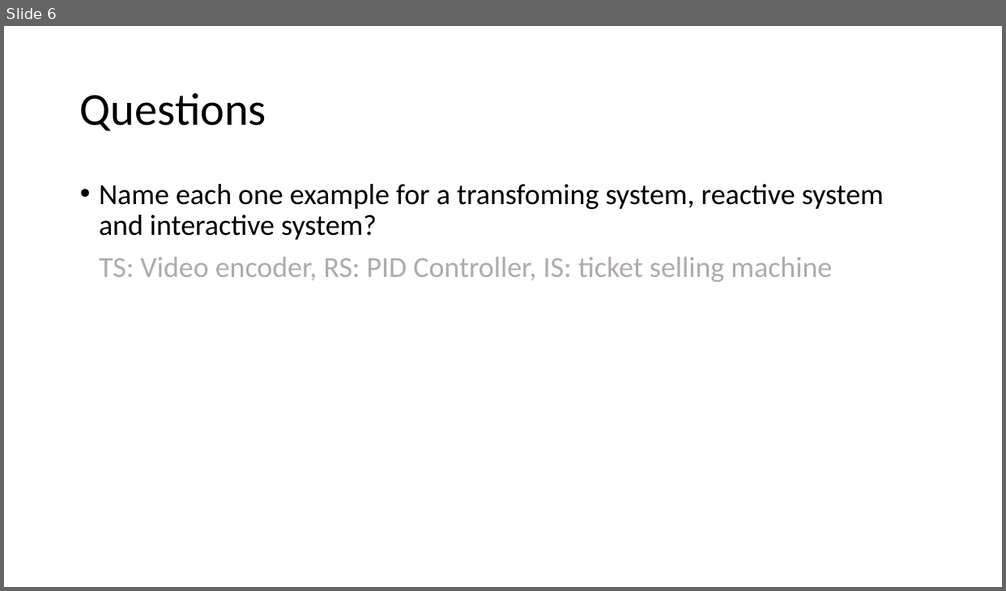
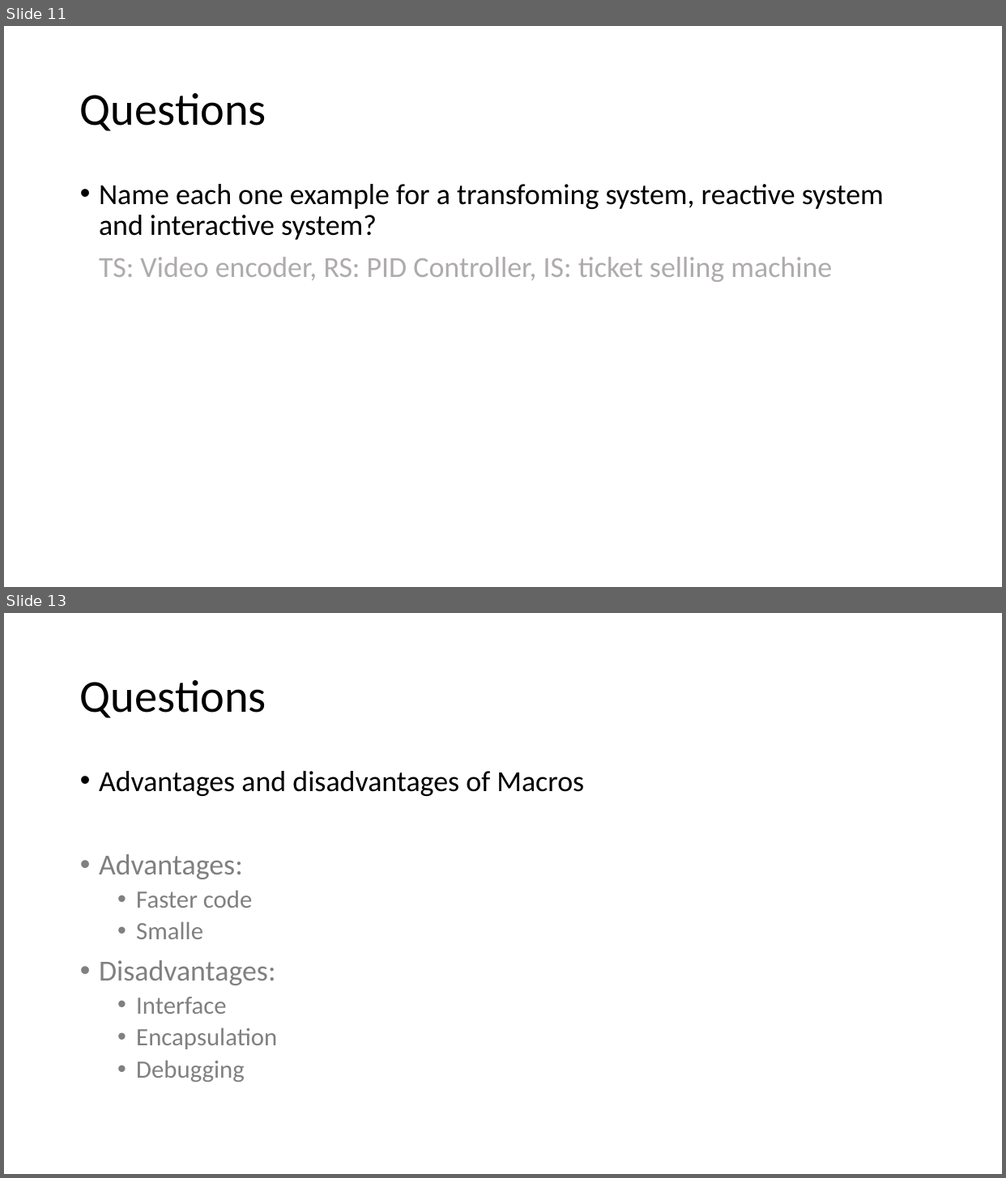
Before and after one commit to tametry/Team9, a slide deck: Recap/Recap SW2 System&Realtime, Macros, Includes.pptx. Shown one above the other, each under a label of ours: slide 6 before the commit, slides 11 and 13 after it; the slides between them are not shown. The pictures are 1006x591 and 1006x1178 pixels, drawn with LibreOffice and Linux fonts; fonts in the diff are those of the drawing. Boxes give left, top, right and bottom in pixels: in the first picture for what was removed or moved away, otherwise in the second. Text is boxed around its words. In the diff, an @@ line names an element or a change of style, - is before the commit and + after.

```diff
--- a/Recap/Recap SW2 System&Realtime, Macros, Includes.pptx
+++ b/Recap/Recap SW2 System&Realtime, Macros, Includes.pptx
@@ slide 13 added at box(4, 613, 1002, 1174), background #FFFFFF @@
@@ title added at box(80, 680, 266, 718), 44 pt, text #000000 @@
+Questions
@@ text added at box(99, 771, 584, 1082), 28 pt, text #808080 @@
+• Advantages and disadvantages of Macros
+• Advantages:
+  • Faster code
+  • Smalle
+• Disadvantages:
+  • Interface
+  • Encapsulation
+  • Debugging
@@ what was slide 6 is now slide 11 @@
```
Also in this commit, not shown: 8 other slides added, 1 other file.
